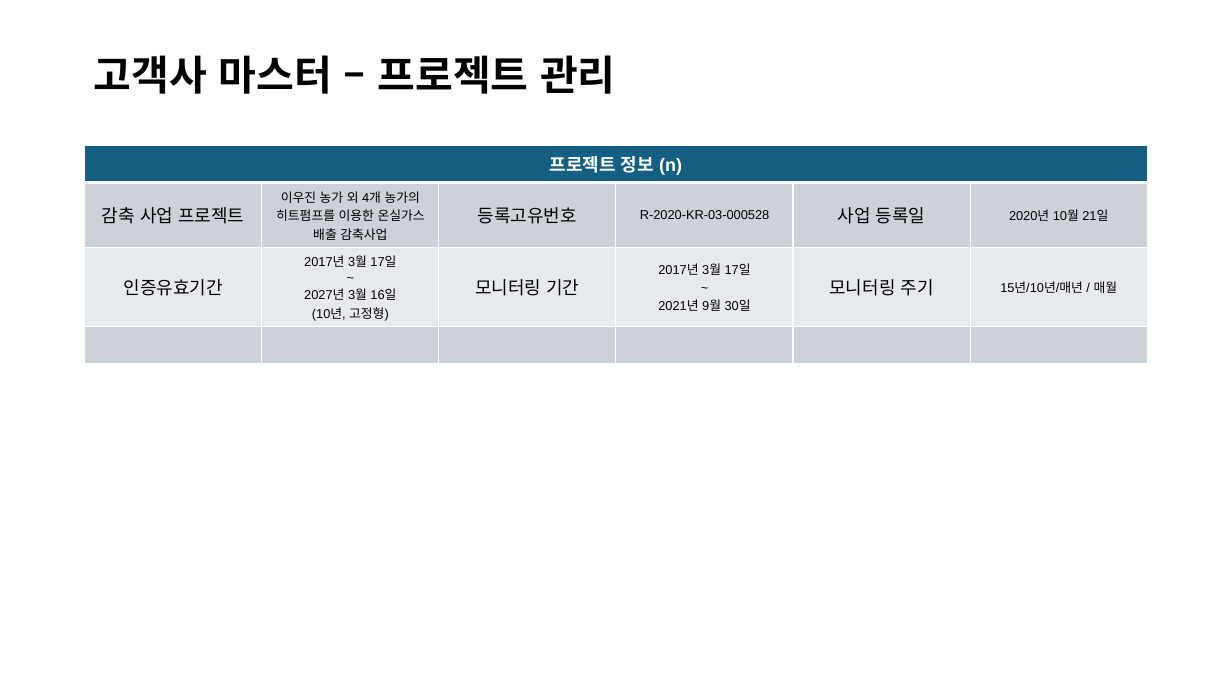
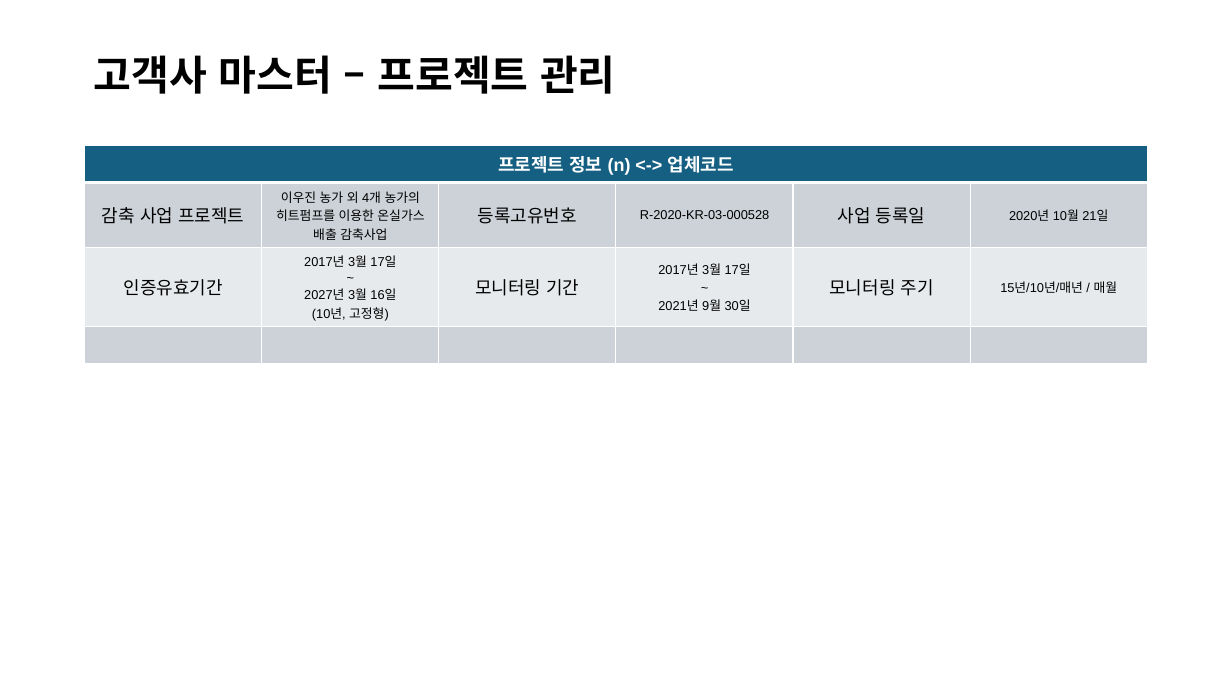
Before and after one commit to esketch-ai/hooxi-cms, a slide deck: slide 36 of Docs/Hooxi-CMS.pptx (slide 7 before the commit). Drawn at 1232x693 pixels with LibreOffice and Linux fonts; fonts in the diff are those of the drawing. Boxes give left, top, right and bottom in pixels: in the first picture for what was removed or moved away, otherwise in the second. Text is boxed around its words. In the diff, an @@ line names an element or a change of style, - is before the commit and + after.

```diff
--- a/Docs/Hooxi-CMS.pptx
+++ b/Docs/Hooxi-CMS.pptx
@@ table at [85,145,1150,347] @@
-row 1, column 1: 프로젝트 정보 (n)
+row 1, column 1: 프로젝트 정보 (n) <-> 업체코드
```
Also in this commit, not shown: 4 other slides changed, 29 slides added, 15 other files.
